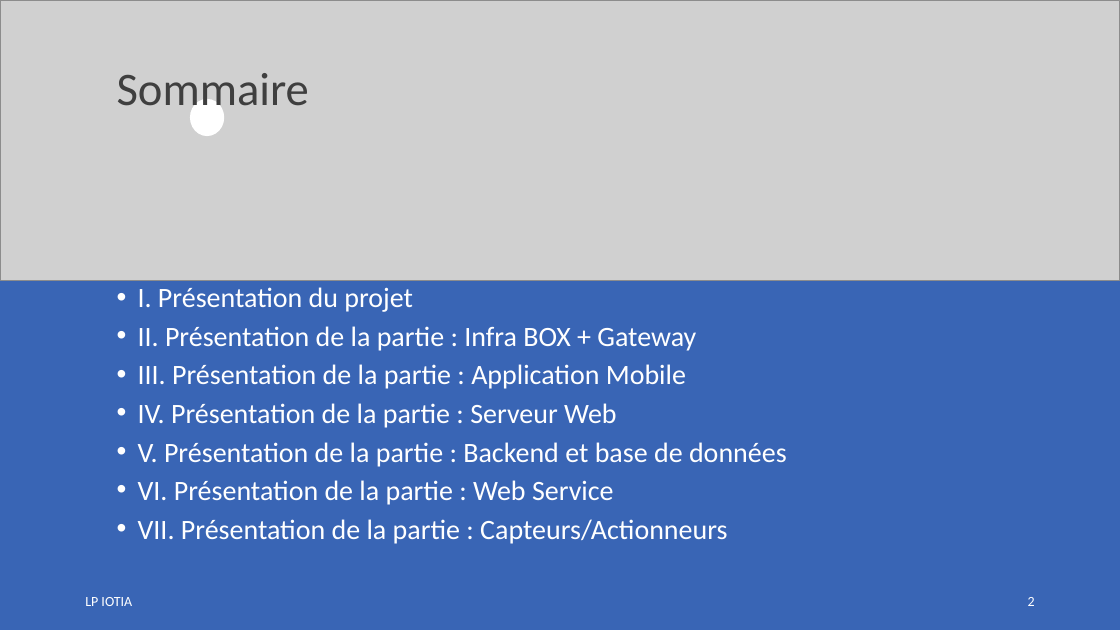
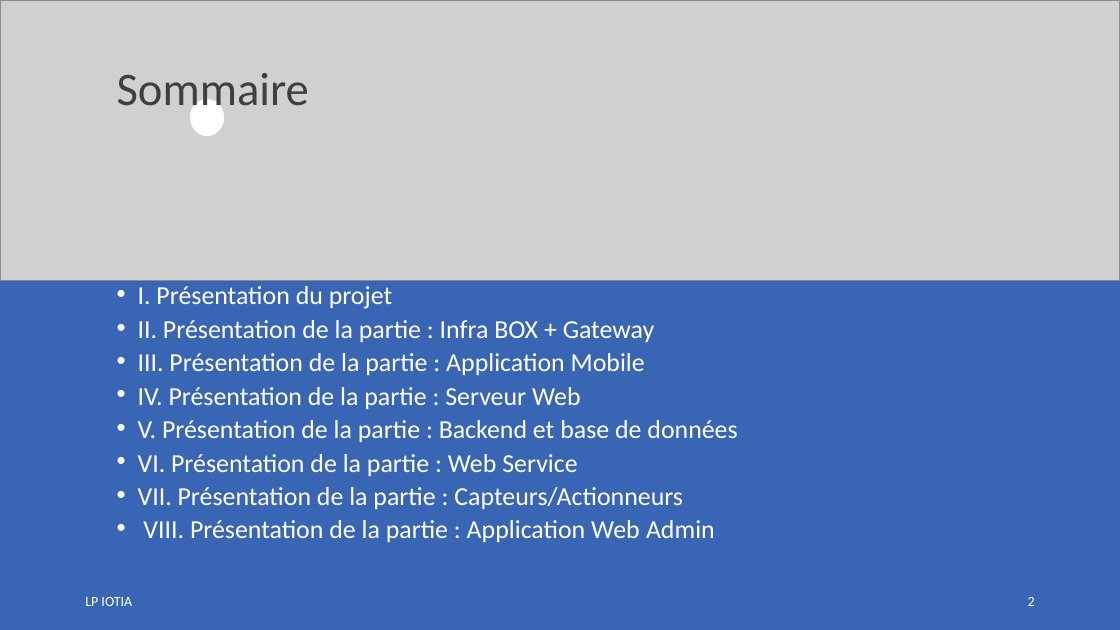
Before and after one commit to LENSAlex/ProjetIotia, a slide deck: slide 2 of Diapo_commun/PresentationCommune.pptx. Drawn at 1120x630 pixels with LibreOffice and Linux fonts; fonts in the diff are those of the drawing; grey boxes stand for pictures. Boxes give left, top, right and bottom in pixels: in the first picture for what was removed or moved away, otherwise in the second. Text is boxed around its words. In the diff, an @@ line names an element or a change of style, - is before the commit and + after.

Commit message:
Partie Diapo Dorian Pennacchioni

```diff
--- a/Diapo_commun/PresentationCommune.pptx
+++ b/Diapo_commun/PresentationCommune.pptx
@@ text at <box>138,286,737,509</box>: size 24 to 22.2 pt in "I. Présentation du projet", "II. Présentation de la partie : Infra ...", "III. Présentation de la partie : Application ...", "IV. Présentation de la partie : Serveur ..." and 3 more places; line spacing 0.8 to 0.7 @@
@@ text at <box>143,520,715,542</box>: paragraph added @@
+• VIII. Présentation de la partie : Application Web Admin
```
Also in this commit, not shown: 1 other slide changed, 2 slides added.
